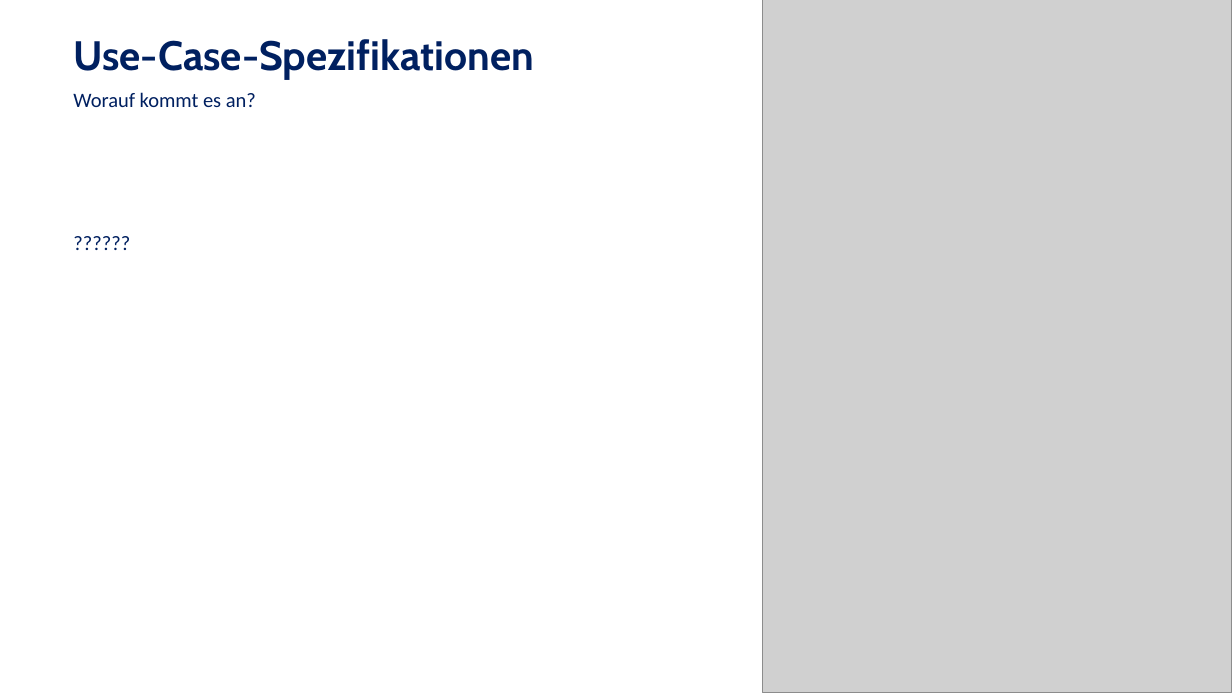
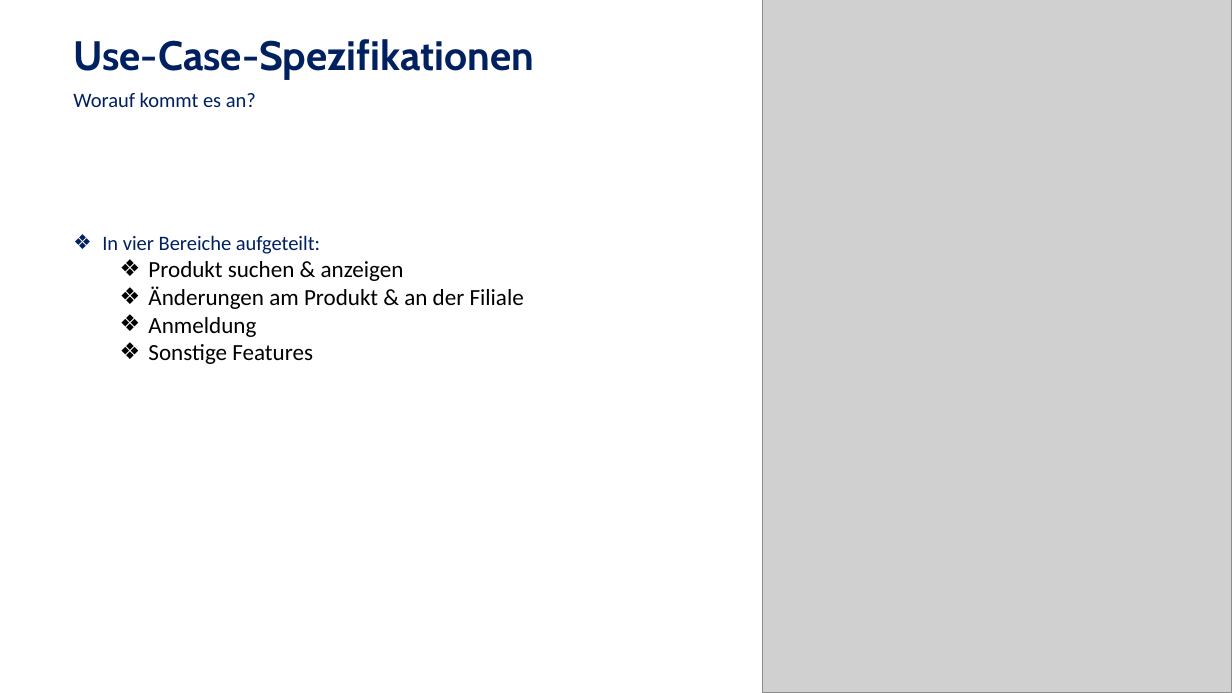
Before and after one commit to DaM1eN02/product-navigator-back-end, a slide deck: slide 8 of Fallstudie/Zwischenpräsentation.pptx (slide 7 before the commit). Drawn at 1232x693 pixels with LibreOffice and Linux fonts; fonts in the diff are those of the drawing; grey boxes stand for pictures. Boxes give left, top, right and bottom in pixels: in the first picture for what was removed or moved away, otherwise in the second. Text is boxed around its words. In the diff, an @@ line names an element or a change of style, - is before the commit and + after.

```diff
--- a/Fallstudie/Zwischenpräsentation.pptx
+++ b/Fallstudie/Zwischenpräsentation.pptx
@@ text at <box>102,235,524,364</box>: text changed; size 16 to 18 pt; text colour #002060 to #000000 @@
-??????
+❖ In vier Bereiche aufgeteilt:
+  ❖ Produkt suchen & anzeigen
+  ❖ Änderungen am Produkt & an der Filiale
+  ❖ Anmeldung
+  ❖ Sonstige Features
```
Also in this commit, not shown: 3 other slides changed, 6 slides added.
